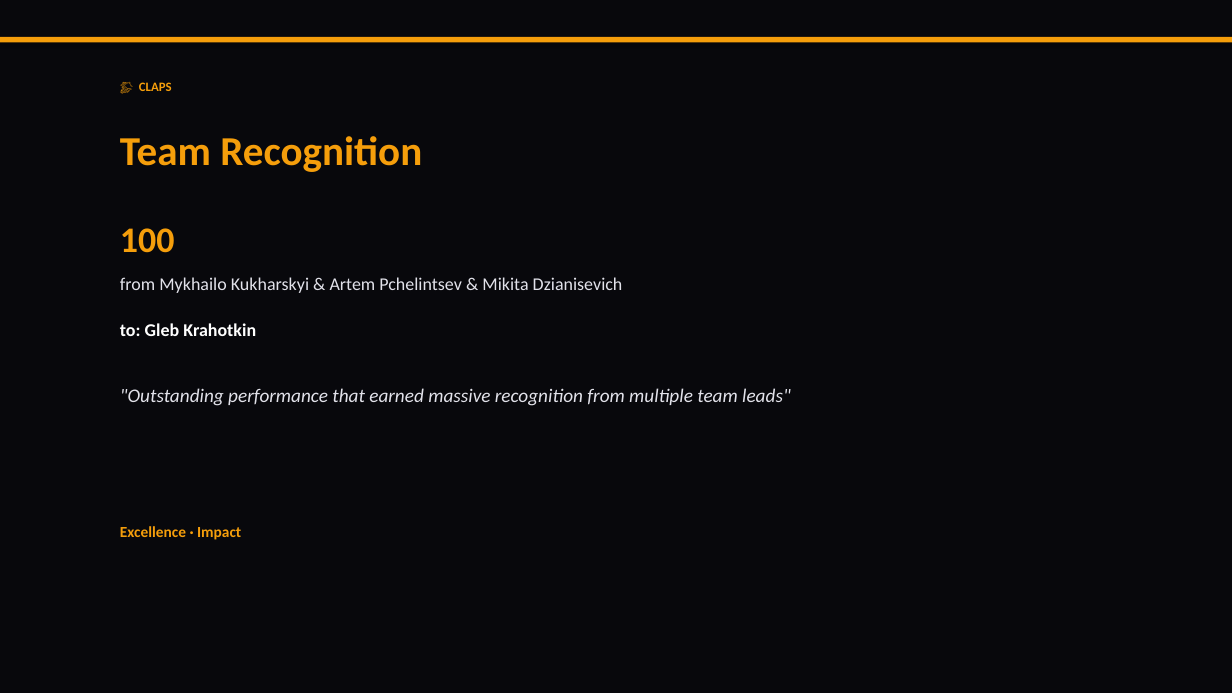
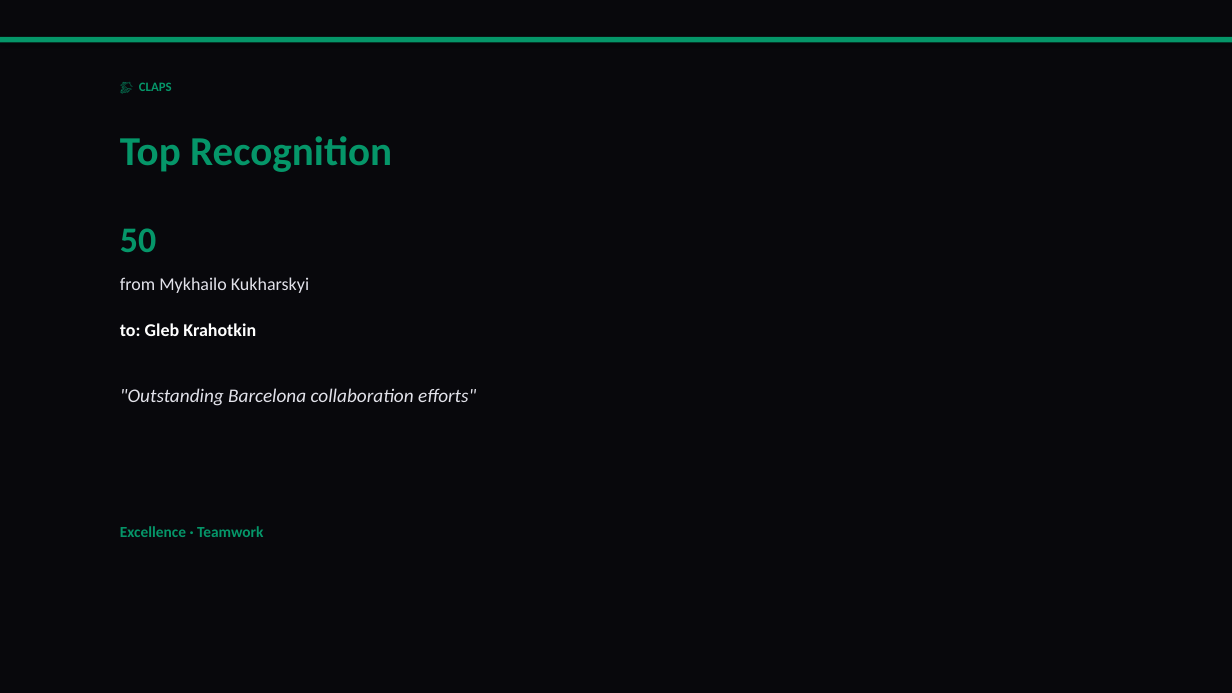
Before and after one commit to liliyagarifullina-maker/appodeal-pulse, a slide deck: slide 3 of data/archive/pulse_2026-03-15.pptx (slide 6 before the commit). Drawn at 1232x693 pixels with LibreOffice and Linux fonts; fonts in the diff are those of the drawing. Boxes give left, top, right and bottom in pixels: in the first picture for what was removed or moved away, otherwise in the second. Text is boxed around its words. In the diff, an @@ line names an element or a change of style, - is before the commit and + after.

```diff
--- a/data/archive/pulse_2026-03-15.pptx
+++ b/data/archive/pulse_2026-03-15.pptx
@@ rectangle at (0,37,1232,43): fill #F59E0B to #059669 @@
@@ text "👏 CLAPS" at (139,82,172,91): text colour #F59E0B to #059669 @@
@@ text at (120,136,392,172): text changed; text colour #F59E0B to #059669 @@
-Team Recognition
+Top Recognition
@@ text at (120,228,156,252): text changed; text colour #F59E0B to #059669 @@
-100
+50
@@ text at (120,277,309,293): text changed @@
-from Mykhailo Kukharskyi & Artem Pchelintsev & Mikita Dzianisevich
+from Mykhailo Kukharskyi
@@ text at (120,388,476,406): text changed @@
-"Outstanding performance that earned massive recognition from multiple team leads"
+"Outstanding Barcelona collaboration efforts"
@@ text at (120,526,263,537): text changed; text colour #F59E0B to #059669 @@
-Excellence · Impact
+Excellence · Teamwork
```
Also in this commit, not shown: 9 other slides changed, 5 slides added, 6 slides removed, 2 other files.
